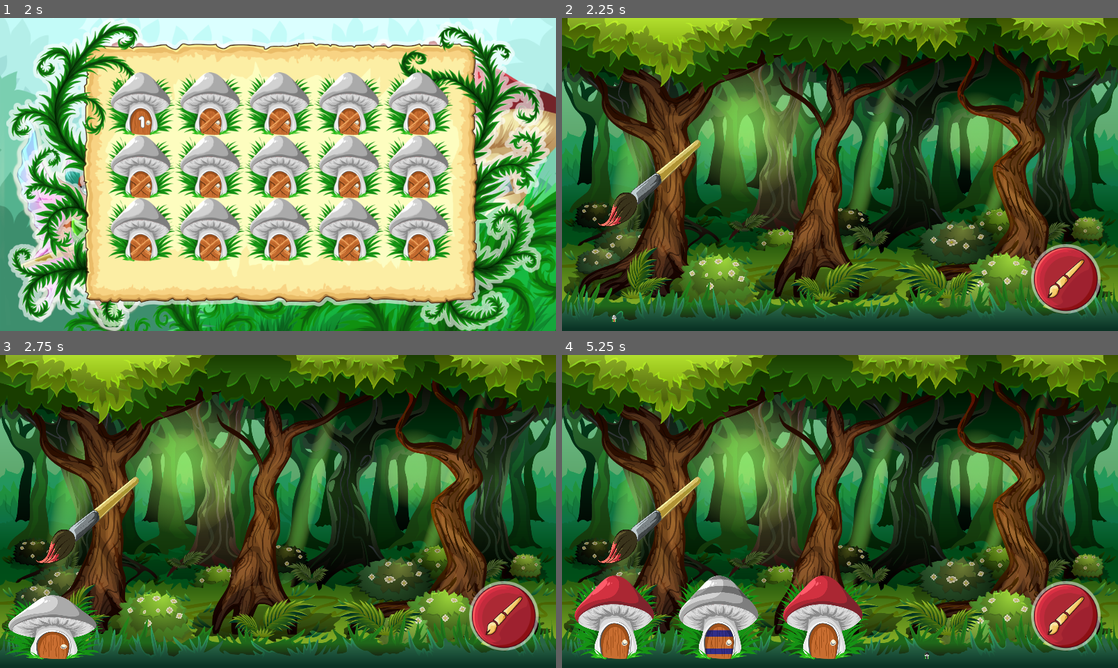
Above: before the commit, frames 1-4 (two rows, left to right).
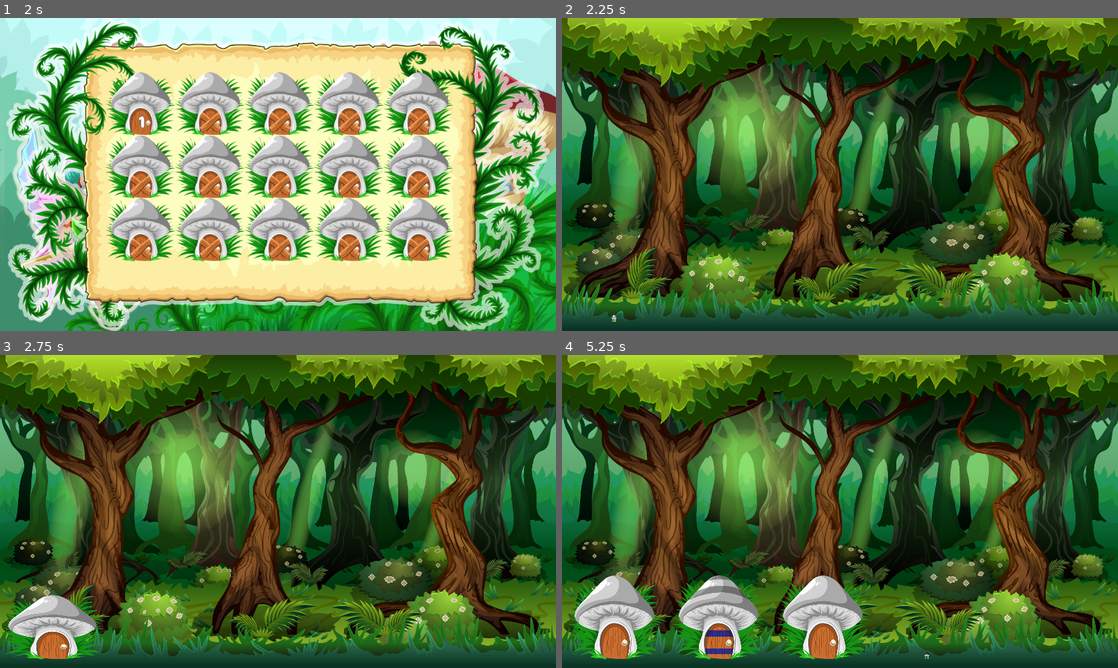
Above: after the commit, the same moments.

Repository: kosinaz/divergica
Game: Godot game, scene res://scenes/home.tscn
Same seed, same stepped clock (60 frames per second), same inputs: the game is played once before the commit and once after it.
Inputs (mouse positions are in pixels of both pictures, inside the frame that each line leads up to):
- Up to frame 1 (2 s): click (278, 265) at 0.5 s; click (278, 265) at 1.25 s
- Up to frame 2 (2.25 s): click (701, 102) at 2 s
- Up to frame 3 (2.75 s): no input
- Up to frame 4 (5.25 s): click (1067, 614) at 2.77 s; click (1067, 614) at 3.52 s; click (1067, 614) at 4.27 s

Frame 1 is identical in both runs. In frame 2, 3.1% of the frame differs, in the area x 6-97%, y 38-95%; in frame 3, 3.1%; in frame 4, 4.9%, in the area x 2-97%, y 38-95%.

Commit message:
add brush animations

Diff:
--- a/divergica/project.godot
+++ b/divergica/project.godot
@@ -34,6 +34,13 @@
 
 common/drop_mouse_on_gui_input_disabled=true
 
+[importer_defaults]
+
+mp3={
+"loop": false,
+"loop_offset": 0
+}
+
 [physics]
 
 common/enable_pause_aware_picking=true
--- a/divergica/scenes/level1.gd
+++ b/divergica/scenes/level1.gd
@@ -1,19 +1,22 @@
 extends Node2D
 
 var current_mushroom = 0
-var turn = 0
 var notes = []
 var rng = RandomNumberGenerator.new()
 
 func _ready():
 	rng.randomize()
-	$"AnimationPlayer".play("default")
+	$"MushroomAnimationPlayer".play("default")
 	for _i in range(4):
 		notes.append(rng.randi_range(0, 3))
 
 func _play_note():
 	$"MushroomSounds".get_child(notes[current_mushroom]).play()
 	current_mushroom = (current_mushroom + 1) % 4
+
+func _start_round():
+	$"PaintButton".show()
+	$"BrushAnimationPlayer".play("0to1")
 
 func _on_paint_button_pressed():
 	if current_mushroom > 3:
--- a/divergica/scenes/level1.tscn
+++ b/divergica/scenes/level1.tscn
@@ -19,7 +19,7 @@
 
 [sub_resource type="Animation" id=1]
 resource_name = "default"
-length = 4.0
+length = 5.0
 tracks/0/type = "value"
 tracks/0/path = NodePath(".:scale")
 tracks/0/interp = 1
@@ -75,8 +75,8 @@
 tracks/4/imported = false
 tracks/4/enabled = true
 tracks/4/keys = {
-"times": PoolRealArray( 1, 2, 3, 4 ),
-"transitions": PoolRealArray( 1, 1, 1, 1 ),
+"times": PoolRealArray( 1, 2, 3, 4, 5 ),
+"transitions": PoolRealArray( 1, 1, 1, 1, 1 ),
 "values": [ {
 "args": [  ],
 "method": "_play_note"
@@ -89,7 +89,202 @@
 }, {
 "args": [  ],
 "method": "_play_note"
+}, {
+"args": [  ],
+"method": "_start_round"
 } ]
+}
+
+[sub_resource type="Animation" id=7]
+resource_name = "0to1"
+tracks/0/type = "value"
+tracks/0/path = NodePath("Brush:position:x")
+tracks/0/interp = 1
+tracks/0/loop_wrap = true
+tracks/0/imported = false
+tracks/0/enabled = true
+tracks/0/keys = {
+"times": PoolRealArray( 0, 0.4, 0.8 ),
+"transitions": PoolRealArray( 2, 0.5, 1 ),
+"update": 0,
+"values": [ 1152.0, 576.0, 192.0 ]
+}
+tracks/1/type = "value"
+tracks/1/path = NodePath("Brush:position:y")
+tracks/1/interp = 1
+tracks/1/loop_wrap = true
+tracks/1/imported = false
+tracks/1/enabled = true
+tracks/1/keys = {
+"times": PoolRealArray( 0, 0.4, 0.8 ),
+"transitions": PoolRealArray( 0.5, 2, 1 ),
+"update": 0,
+"values": [ 320.0, 288.0, 320.0 ]
+}
+
+[sub_resource type="Animation" id=2]
+resource_name = "1to2"
+tracks/0/type = "value"
+tracks/0/path = NodePath("Brush:position:x")
+tracks/0/interp = 1
+tracks/0/loop_wrap = true
+tracks/0/imported = false
+tracks/0/enabled = true
+tracks/0/keys = {
+"times": PoolRealArray( 0, 0.4, 0.8 ),
+"transitions": PoolRealArray( 2, 0.5, 1 ),
+"update": 0,
+"values": [ 192.0, 288.0, 384.0 ]
+}
+tracks/1/type = "value"
+tracks/1/path = NodePath("Brush:position:y")
+tracks/1/interp = 1
+tracks/1/loop_wrap = true
+tracks/1/imported = false
+tracks/1/enabled = true
+tracks/1/keys = {
+"times": PoolRealArray( 0, 0.4, 0.8 ),
+"transitions": PoolRealArray( 0.5, 2, 1 ),
+"update": 0,
+"values": [ 320.0, 288.0, 320.0 ]
+}
+
+[sub_resource type="Animation" id=8]
+resource_name = "1to3"
+tracks/0/type = "value"
+tracks/0/path = NodePath("Brush:position:x")
+tracks/0/interp = 1
+tracks/0/loop_wrap = true
+tracks/0/imported = false
+tracks/0/enabled = true
+tracks/0/keys = {
+"times": PoolRealArray( 0, 0.4, 0.8 ),
+"transitions": PoolRealArray( 2, 0.5, 1 ),
+"update": 0,
+"values": [ 192.0, 384.0, 576.0 ]
+}
+tracks/1/type = "value"
+tracks/1/path = NodePath("Brush:position:y")
+tracks/1/interp = 1
+tracks/1/loop_wrap = true
+tracks/1/imported = false
+tracks/1/enabled = true
+tracks/1/keys = {
+"times": PoolRealArray( 0, 0.4, 0.8 ),
+"transitions": PoolRealArray( 0.5, 2, 1 ),
+"update": 0,
+"values": [ 320.0, 288.0, 320.0 ]
+}
+
+[sub_resource type="Animation" id=4]
+resource_name = "2to3"
+tracks/0/type = "value"
+tracks/0/path = NodePath("Brush:position:x")
+tracks/0/interp = 1
+tracks/0/loop_wrap = true
+tracks/0/imported = false
+tracks/0/enabled = true
+tracks/0/keys = {
+"times": PoolRealArray( 0, 0.4, 0.8 ),
+"transitions": PoolRealArray( 2, 0.5, 1 ),
+"update": 0,
+"values": [ 384.0, 480.0, 576.0 ]
+}
+tracks/1/type = "value"
+tracks/1/path = NodePath("Brush:position:y")
+tracks/1/interp = 1
+tracks/1/loop_wrap = true
+tracks/1/imported = false
+tracks/1/enabled = true
+tracks/1/keys = {
+"times": PoolRealArray( 0, 0.4, 0.8 ),
+"transitions": PoolRealArray( 0.5, 2, 1 ),
+"update": 0,
+"values": [ 320.0, 288.0, 320.0 ]
+}
+
+[sub_resource type="Animation" id=9]
+resource_name = "2to4"
+tracks/0/type = "value"
+tracks/0/path = NodePath("Brush:position:x")
+tracks/0/interp = 1
+tracks/0/loop_wrap = true
+tracks/0/imported = false
+tracks/0/enabled = true
+tracks/0/keys = {
+"times": PoolRealArray( 0, 0.4, 0.8 ),
+"transitions": PoolRealArray( 2, 0.5, 1 ),
+"update": 0,
+"values": [ 384.0, 576.0, 768.0 ]
+}
+tracks/1/type = "value"
+tracks/1/path = NodePath("Brush:position:y")
+tracks/1/interp = 1
+tracks/1/loop_wrap = true
+tracks/1/imported = false
+tracks/1/enabled = true
+tracks/1/keys = {
+"times": PoolRealArray( 0, 0.4, 0.8 ),
+"transitions": PoolRealArray( 0.5, 2, 1 ),
+"update": 0,
+"values": [ 320.0, 288.0, 320.0 ]
+}
+
+[sub_resource type="Animation" id=5]
+resource_name = "3to4"
+tracks/0/type = "value"
+tracks/0/path = NodePath("Brush:position:x")
+tracks/0/interp = 1
+tracks/0/loop_wrap = true
+tracks/0/imported = false
+tracks/0/enabled = true
+tracks/0/keys = {
+"times": PoolRealArray( 0, 0.4, 0.8 ),
+"transitions": PoolRealArray( 2, 0.5, 1 ),
+"update": 0,
+"values": [ 576.0, 672.0, 768.0 ]
+}
+tracks/1/type = "value"
+tracks/1/path = NodePath("Brush:position:y")
+tracks/1/interp = 1
+tracks/1/loop_wrap = true
+tracks/1/imported = false
+tracks/1/enabled = true
+tracks/1/keys = {
+"times": PoolRealArray( 0, 0.4, 0.8 ),
+"transitions": PoolRealArray( 0.5, 2, 1 ),
+"update": 0,
+"values": [ 320.0, 288.0, 320.0 ]
+}
+
+[sub_resource type="Animation" id=3]
+length = 0.001
+tracks/0/type = "value"
+tracks/0/path = NodePath("Brush:position")
+tracks/0/interp = 1
+tracks/0/loop_wrap = true
+tracks/0/imported = false
+tracks/0/enabled = true
+tracks/0/keys = {
+"times": PoolRealArray( 0 ),
+"transitions": PoolRealArray( 1 ),
+"update": 0,
+"values": [ Vector2( 384, 320 ) ]
+}
+
+[sub_resource type="Animation" id=6]
+resource_name = "repeat"
+tracks/0/type = "value"
+tracks/0/path = NodePath("Brush:position:y")
+tracks/0/interp = 1
+tracks/0/loop_wrap = true
+tracks/0/imported = false
+tracks/0/enabled = true
+tracks/0/keys = {
+"times": PoolRealArray( 0, 0.4, 0.8 ),
+"transitions": PoolRealArray( 0.5, 2, 1 ),
+"update": 0,
+"values": [ 320.0, 288.0, 320.0 ]
 }
 
 [node name="Level" type="Node2D"]
@@ -122,7 +317,7 @@
 scale = Vector2( 1.76853, 2.00154 )
 stream = ExtResource( 9 )
 
-[node name="AnimationPlayer" type="AnimationPlayer" parent="."]
+[node name="MushroomAnimationPlayer" type="AnimationPlayer" parent="."]
 root_node = NodePath("../Mushrooms/Mushroom1")
 anims/default = SubResource( 1 )
 
@@ -130,30 +325,40 @@
 
 [node name="Mushroom1" type="Sprite" parent="Mushrooms"]
 position = Vector2( 96, 560 )
-scale = Vector2( 0.4, 0.4 )
+scale = Vector2( 1e-05, 1e-05 )
 texture = ExtResource( 3 )
 offset = Vector2( 0, -192 )
 
 [node name="Mushroom2" type="Sprite" parent="Mushrooms"]
 position = Vector2( 288, 560 )
-scale = Vector2( 0.4, 0.4 )
+scale = Vector2( 1e-05, 1e-05 )
 texture = ExtResource( 15 )
 offset = Vector2( 0, -192 )
 
 [node name="Mushroom3" type="Sprite" parent="Mushrooms"]
 position = Vector2( 480, 560 )
-scale = Vector2( 0.4, 0.4 )
+scale = Vector2( 1e-05, 1e-05 )
 texture = ExtResource( 3 )
 offset = Vector2( 0, -192 )
 
 [node name="Mushroom4" type="Sprite" parent="Mushrooms"]
 position = Vector2( 672, 560 )
-scale = Vector2( 0.4, 0.4 )
+scale = Vector2( 1e-05, 1e-05 )
 texture = ExtResource( 14 )
 offset = Vector2( 0, -192 )
 
+[node name="BrushAnimationPlayer" type="AnimationPlayer" parent="."]
+anims/0to1 = SubResource( 7 )
+anims/1to2 = SubResource( 2 )
+anims/1to3 = SubResource( 8 )
+anims/2to3 = SubResource( 4 )
+anims/2to4 = SubResource( 9 )
+anims/3to4 = SubResource( 5 )
+anims/RESET = SubResource( 3 )
+anims/repeat = SubResource( 6 )
+
 [node name="Brush" type="Sprite" parent="."]
-position = Vector2( 160, 304 )
+position = Vector2( 1152, 320 )
 scale = Vector2( 0.191045, 0.216216 )
 texture = ExtResource( 5 )
 
@@ -183,6 +388,7 @@
 stream = ExtResource( 16 )
 
 [node name="PaintButton" type="TextureButton" parent="."]
+visible = false
 margin_left = 864.0
 margin_top = 416.0
 margin_right = 992.0
Not shown: 1 places in divergica/scenes/level1.tscn that only renumber resources
